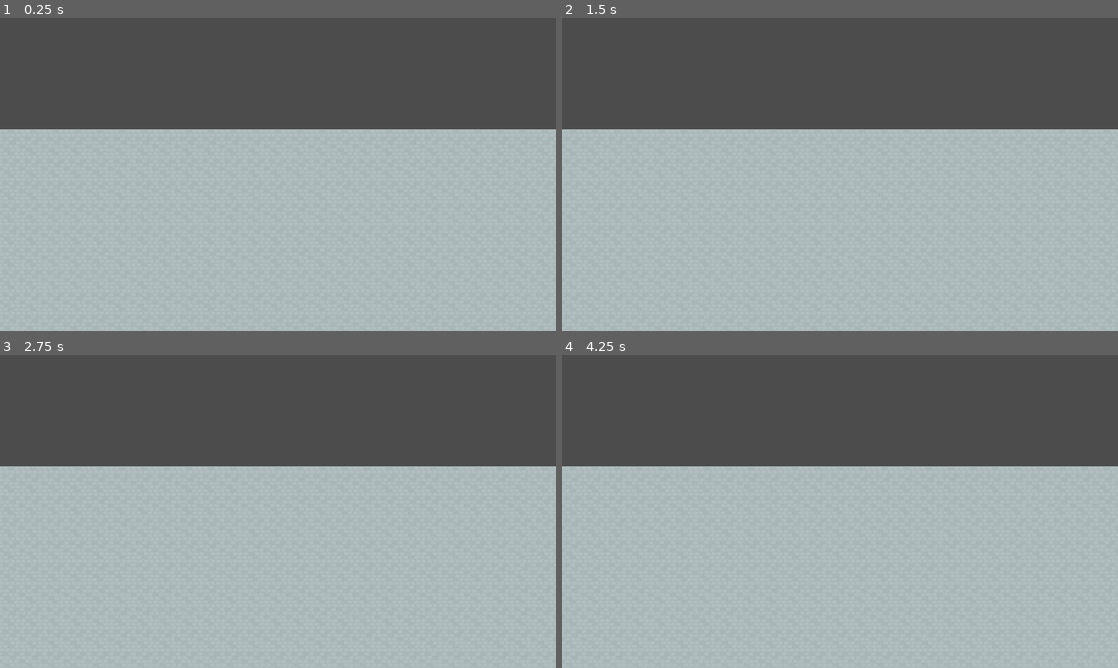
Above: before the commit, frames 1-4 (two rows, left to right).
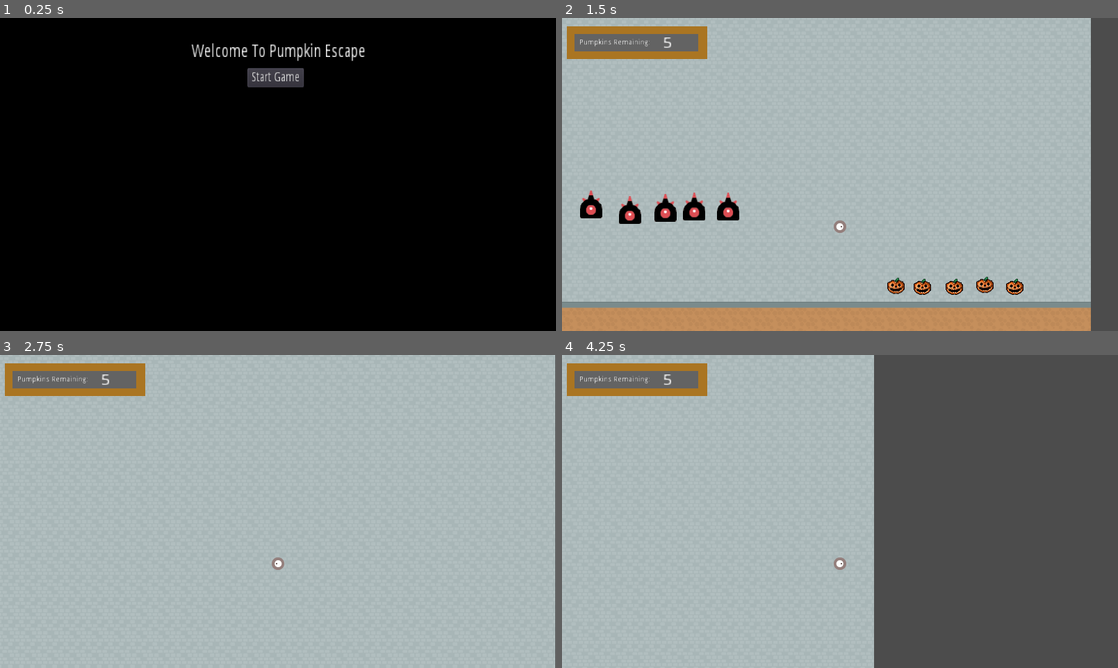
Above: after the commit, the same moments.

Repository: afoster1234/Jam
Game: Godot game, scene res://src/Start.tscn
Two runs of this game, one before a commit and one after it. Both use one fixed random seed, a clock stepped at 60 frames per second and the inputs below. Before the commit the project starts from res://src/World.tscn.
Inputs (mouse positions are in pixels of both pictures, inside the frame that each line leads up to):
- Up to frame 1 (0.25 s): no input
- Up to frame 2 (1.5 s): click (840, 77) at 0.5 s, where only the run after the commit has a clickable "Start Game"; hold D (walk_right, bound only after the commit) from 1.28 s (still down); tap Space (jump, bound only after the commit) at 1.35 s
- Up to frame 3 (2.75 s): tap Space (jump, bound only after the commit) at 1.52, 1.82, 2.1, 2.27, 2.57 s; release D (walk_right, bound only after the commit) at 2.03 s; hold A (walk_left, bound only after the commit) from 2.03 s (still down)
- Up to frame 4 (4.25 s): release A (walk_left, bound only after the commit) at 2.78 s; hold D (walk_right, bound only after the commit) from 2.78 s (still down); tap Space (jump, bound only after the commit) at 2.85, 3.6, 3.77, 4.07 s

The runs differ from the first frame. In frame 1, 99% of the frame differs, in the area x 0-100%, y 0-100%; in frame 2, 47%; in frame 3, 35%; in frame 4, 47%.

Commit message:
Adds scripts for scenes

Diff:
--- a/project/project.godot
+++ b/project/project.godot
@@ -16,7 +16,7 @@
 [application]
 
 config/name="Jam"
-run/main_scene="res://src/World.tscn"
+run/main_scene="res://src/Start.tscn"
 config/icon="res://icon.png"
 
 [display]
@@ -25,6 +25,76 @@
 window/size/height=900
 window/stretch/mode="2d"
 
+[input]
+
+ui_accept={
+"deadzone": 0.5,
+"events": [  ]
+}
+ui_select={
+"deadzone": 0.5,
+"events": [  ]
+}
+ui_cancel={
+"deadzone": 0.5,
+"events": [  ]
+}
+ui_focus_next={
+"deadzone": 0.5,
+"events": [  ]
+}
+ui_focus_prev={
+"deadzone": 0.5,
+"events": [  ]
+}
+ui_left={
+"deadzone": 0.5,
+"events": [  ]
+}
+ui_right={
+"deadzone": 0.5,
+"events": [  ]
+}
+ui_up={
+"deadzone": 0.5,
+"events": [  ]
+}
+ui_down={
+"deadzone": 0.5,
+"events": [  ]
+}
+ui_page_up={
+"deadzone": 0.5,
+"events": [  ]
+}
+ui_page_down={
+"deadzone": 0.5,
+"events": [  ]
+}
+ui_home={
+"deadzone": 0.5,
+"events": [  ]
+}
+ui_end={
+"deadzone": 0.5,
+"events": [  ]
+}
+walk_left={
+"deadzone": 0.5,
+"events": [ Object(InputEventKey,"resource_local_to_scene":false,"resource_name":"","device":0,"alt":false,"shift":false,"control":false,"meta":false,"command":false,"pressed":false,"scancode":65,"unicode":0,"echo":false,"script":null)
+ ]
+}
+walk_right={
+"deadzone": 0.5,
+"events": [ Object(InputEventKey,"resource_local_to_scene":false,"resource_name":"","device":0,"alt":false,"shift":false,"control":false,"meta":false,"command":false,"pressed":false,"scancode":68,"unicode":0,"echo":false,"script":null)
+ ]
+}
+jump={
+"deadzone": 0.5,
+"events": [ Object(InputEventKey,"resource_local_to_scene":false,"resource_name":"","device":0,"alt":false,"shift":false,"control":false,"meta":false,"command":false,"pressed":false,"scancode":32,"unicode":0,"echo":false,"script":null)
+ ]
+}
+
 [rendering]
 
 quality/driver/driver_name="GLES2"
--- /dev/null
+++ b/project/src/Death.gd
@@ -0,0 +1,4 @@
+extends Node
+
+func _on_Button_pressed():
+	var _scene = get_tree().change_scene("res://src/Start.tscn")
--- a/project/src/Death.tscn
+++ b/project/src/Death.tscn
@@ -1,6 +1,9 @@
-[gd_scene format=2]
+[gd_scene load_steps=2 format=2]
+
+[ext_resource path="res://src/Death.gd" type="Script" id=1]
 
 [node name="Death" type="Node"]
+script = ExtResource( 1 )
 
 [node name="ColorRect" type="ColorRect" parent="."]
 margin_right = 1600.0
@@ -31,3 +34,4 @@
 __meta__ = {
 "_edit_use_anchors_": false
 }
+[connection signal="pressed" from="Button" to="." method="_on_Button_pressed"]
--- /dev/null
+++ b/project/src/Enemy.gd
@@ -0,0 +1,4 @@
+extends Area2D
+
+func _on_Enemy_body_entered(body):
+	var _scene = get_tree().change_scene("res://src/Death.tscn")
--- a/project/src/Enemy.tscn
+++ b/project/src/Enemy.tscn
@@ -1,11 +1,13 @@
-[gd_scene load_steps=3 format=2]
+[gd_scene load_steps=4 format=2]
 
 [ext_resource path="res://assets/Enemies/EnemySpikey_1.png" type="Texture" id=1]
+[ext_resource path="res://src/Enemy.gd" type="Script" id=2]
 
 [sub_resource type="RectangleShape2D" id=1]
 extents = Vector2( 32.1927, 18.5157 )
 
-[node name="Enemy" type="RigidBody2D"]
+[node name="Enemy" type="Area2D"]
+script = ExtResource( 2 )
 
 [node name="CollisionShape2D" type="CollisionShape2D" parent="."]
 shape = SubResource( 1 )
@@ -13,3 +15,4 @@
 [node name="Sprite" type="Sprite" parent="."]
 scale = Vector2( 2, 2 )
 texture = ExtResource( 1 )
+[connection signal="body_entered" from="." to="." method="_on_Enemy_body_entered"]
--- /dev/null
+++ b/project/src/Player.gd
@@ -0,0 +1,21 @@
+extends KinematicBody2D
+
+const GRAVITY := 5
+const JUMP := 1500
+const SPEED := 500
+
+onready var ground_ray := get_node("RayCast2D")
+
+var velocity := Vector2.ZERO
+
+func _process(delta):
+	velocity.x = 0
+	if Input.is_action_pressed("walk_right"):
+		velocity.x += SPEED
+	if Input.is_action_pressed("walk_left"):
+		velocity.x -= SPEED
+	velocity.y += GRAVITY
+	if Input.is_action_just_pressed("jump") and ground_ray.is_colliding():
+		velocity.y -= JUMP
+	velocity = move_and_slide(velocity)
+	$Sprite.flip_h = velocity.x < 0
--- a/project/src/Player.tscn
+++ b/project/src/Player.tscn
@@ -1,14 +1,66 @@
-[gd_scene load_steps=3 format=2]
+[gd_scene load_steps=4 format=2]
 
 [ext_resource path="res://assets/Player/Player.png" type="Texture" id=1]
+[ext_resource path="res://src/Player.gd" type="Script" id=2]
 
 [sub_resource type="CircleShape2D" id=1]
 radius = 18.9874
 
 [node name="Player" type="KinematicBody2D"]
+script = ExtResource( 2 )
 
 [node name="CollisionShape2D" type="CollisionShape2D" parent="."]
 shape = SubResource( 1 )
 
 [node name="Sprite" type="Sprite" parent="."]
 texture = ExtResource( 1 )
+
+[node name="Camera2D" type="Camera2D" parent="."]
+offset = Vector2( 0, -150 )
+current = true
+
+[node name="RayCast2D" type="RayCast2D" parent="."]
+enabled = true
+cast_to = Vector2( 0, 25 )
+
+[node name="Box1" type="ColorRect" parent="."]
+margin_left = -786.0
+margin_top = -576.0
+margin_right = -382.0
+margin_bottom = -482.0
+color = Color( 0.666667, 0.458824, 0.133333, 1 )
+__meta__ = {
+"_edit_use_anchors_": false
+}
+
+[node name="Box2" type="ColorRect" parent="."]
+margin_left = -764.0
+margin_top = -554.0
+margin_right = -408.0
+margin_bottom = -505.0
+color = Color( 0.388235, 0.388235, 0.388235, 1 )
+__meta__ = {
+"_edit_use_anchors_": false
+}
+
+[node name="Message" type="Label" parent="."]
+margin_left = -749.971
+margin_top = -539.587
+margin_right = -607.971
+margin_bottom = -525.587
+rect_scale = Vector2( 1.47267, 1.54895 )
+text = "Pumpkins Remaining: "
+__meta__ = {
+"_edit_use_anchors_": false
+}
+
+[node name="Pumpkins" type="Label" parent="."]
+margin_left = -511.175
+margin_top = -547.989
+margin_right = -471.175
+margin_bottom = -533.989
+rect_scale = Vector2( 3.6881, 3.11374 )
+text = "5"
+__meta__ = {
+"_edit_use_anchors_": false
+}
--- /dev/null
+++ b/project/src/Pumpkin.gd
@@ -0,0 +1,7 @@
+extends Area2D
+
+signal obtained
+
+func _on_Pumpkin_body_entered(body):
+	emit_signal("obtained")
+	queue_free()
--- a/project/src/Pumpkin.tscn
+++ b/project/src/Pumpkin.tscn
@@ -1,14 +1,17 @@
-[gd_scene load_steps=3 format=2]
+[gd_scene load_steps=4 format=2]
 
 [ext_resource path="res://assets/Items/Pumpkin.png" type="Texture" id=1]
+[ext_resource path="res://src/Pumpkin.gd" type="Script" id=2]
 
 [sub_resource type="CircleShape2D" id=1]
-radius = 24.7745
+radius = 22.8917
 
-[node name="Pumpkin" type="RigidBody2D"]
+[node name="Pumpkin" type="Area2D"]
+script = ExtResource( 2 )
 
 [node name="CollisionShape2D" type="CollisionShape2D" parent="."]
 shape = SubResource( 1 )
 
 [node name="Sprite" type="Sprite" parent="."]
 texture = ExtResource( 1 )
+[connection signal="body_entered" from="." to="." method="_on_Pumpkin_body_entered"]
--- /dev/null
+++ b/project/src/Start.gd
@@ -0,0 +1,4 @@
+extends Node
+
+func _on_Button_pressed():
+	var _scene = get_tree().change_scene("res://src/World.tscn")
--- a/project/src/Start.tscn
+++ b/project/src/Start.tscn
@@ -1,6 +1,9 @@
-[gd_scene format=2]
+[gd_scene load_steps=2 format=2]
+
+[ext_resource path="res://src/Start.gd" type="Script" id=1]
 
 [node name="Start" type="Node"]
+script = ExtResource( 1 )
 
 [node name="ColorRect" type="ColorRect" parent="."]
 margin_right = 1600.0
@@ -31,3 +34,4 @@
 __meta__ = {
 "_edit_use_anchors_": false
 }
+[connection signal="pressed" from="Button" to="." method="_on_Button_pressed"]
--- /dev/null
+++ b/project/src/World.gd
@@ -0,0 +1,22 @@
+extends Node
+
+var pumpkins_remaining := 5
+
+func _pickup():
+	pumpkins_remaining -= 1
+	$Player/Pumpkins.text = String(pumpkins_remaining)
+
+func _on_P1_obtained():
+	_pickup()
+
+func _on_P2_obtained():
+	_pickup()
+
+func _on_P3_obtained():
+	_pickup()
+
+func _on_P4_obtained():
+	_pickup()
+
+func _on_P5_obtained():
+	_pickup()
--- a/project/src/World.tscn
+++ b/project/src/World.tscn
@@ -6,11 +6,12 @@
 [ext_resource path="res://src/Pumpkin.tscn" type="PackedScene" id=4]
 [ext_resource path="res://assets/Background/Tiles/Dirt.png" type="Texture" id=5]
 [ext_resource path="res://src/Enemy.tscn" type="PackedScene" id=6]
+[ext_resource path="res://src/World.gd" type="Script" id=7]
 
-[sub_resource type="ConvexPolygonShape2D" id=4]
+[sub_resource type="ConvexPolygonShape2D" id=1]
 points = PoolVector2Array( 64, 64, 0, 64, 0, 0, 64, 0 )
 
-[sub_resource type="TileSet" id=3]
+[sub_resource type="TileSet" id=2]
 2/name = "Wall.png 2"
 2/texture = ExtResource( 2 )
 2/tex_offset = Vector2( 0, 0 )
@@ -62,18 +63,52 @@
 5/z_index = 0
 
 [node name="World" type="Node"]
+script = ExtResource( 7 )
 
 [node name="Background" type="TileMap" parent="."]
 position = Vector2( 0, 3648 )
-tile_set = SubResource( 3 )
+tile_set = SubResource( 2 )
 format = 1
 tile_data = PoolIntArray( -3407872, 2, 0, -3407871, 2, 0, -3407870, 2, 0, -3407869, 2, 0, -3407868, 2, 0, -3407867, 2,  …(26522 unchanged characters)…
 
+[node name="Pumpkins" type="Node" parent="."]
+
+[node name="P1" parent="Pumpkins" instance=ExtResource( 4 )]
+position = Vector2( 1036.71, 4307.07 )
+
+[node name="P2" parent="Pumpkins" instance=ExtResource( 4 )]
+position = Vector2( 1112.82, 4309.45 )
+
+[node name="P3" parent="Pumpkins" instance=ExtResource( 4 )]
+position = Vector2( 1205.58, 4309.45 )
+
+[node name="P4" parent="Pumpkins" instance=ExtResource( 4 )]
+position = Vector2( 1293.58, 4304.69 )
+
+[node name="P5" parent="Pumpkins" instance=ExtResource( 4 )]
+position = Vector2( 1379.2, 4309.45 )
+
+[node name="Enemies" type="Node" parent="."]
+
+[node name="E1" parent="Enemies" instance=ExtResource( 6 )]
+position = Vector2( 160.558, 4071.74 )
+
+[node name="E2" parent="Enemies" instance=ExtResource( 6 )]
+position = Vector2( 272.343, 4088.39 )
+
+[node name="E3" parent="Enemies" instance=ExtResource( 6 )]
+position = Vector2( 374.615, 4081.25 )
+
+[node name="E4" parent="Enemies" instance=ExtResource( 6 )]
+position = Vector2( 457.859, 4078.88 )
+
+[node name="E5" parent="Enemies" instance=ExtResource( 6 )]
+position = Vector2( 555.374, 4078.88 )
+
 [node name="Player" parent="." instance=ExtResource( 1 )]
-position = Vector2( 800, 4328 )
-
-[node name="Enemy" parent="." instance=ExtResource( 6 )]
-position = Vector2( 531.59, 4311.96 )
-
-[node name="Pumpkin" parent="." instance=ExtResource( 4 )]
-position = Vector2( 1041.47, 4326.98 )
+position = Vector2( 777.116, 4278.7 )
+[connection signal="obtained" from="Pumpkins/P1" to="." method="_on_P1_obtained"]
+[connection signal="obtained" from="Pumpkins/P2" to="." method="_on_P2_obtained"]
+[connection signal="obtained" from="Pumpkins/P3" to="." method="_on_P3_obtained"]
+[connection signal="obtained" from="Pumpkins/P4" to="." method="_on_P4_obtained"]
+[connection signal="obtained" from="Pumpkins/P5" to="." method="_on_P5_obtained"]
Not shown: 2 places in project/src/World.tscn that only renumber resources
